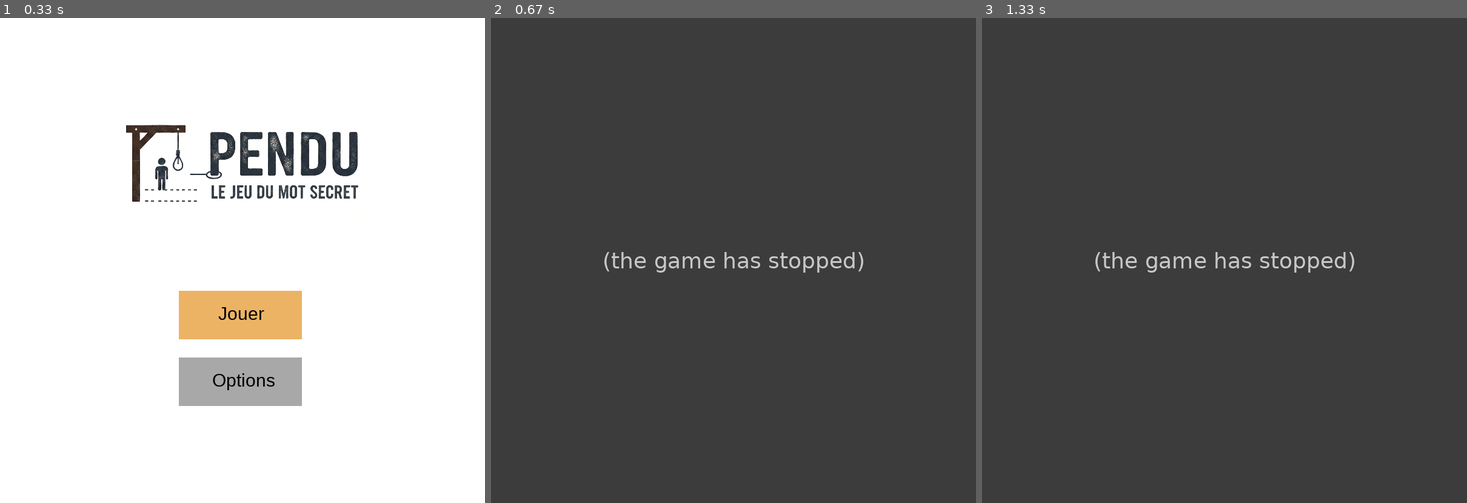
Above: before the commit, frames 1-3 (left to right).
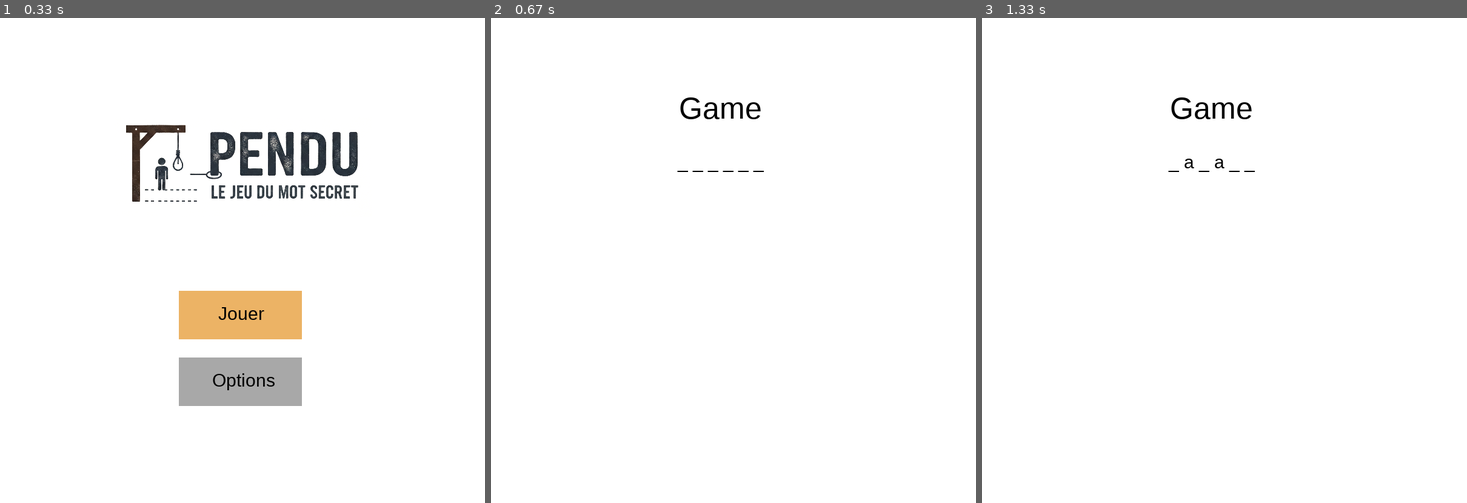
Above: after the commit, the same moments.

Repository: nicolas-riera/pendu
Game: pygame game, started from main.py
The game is run twice, just before and just after one commit, with the same random seed, the same clock (stepped at 60 frames per second) and the same inputs.
Inputs:
- Up to frame 1 (0.33 s): no input
- Up to frame 2 (0.67 s): click "Jouer" at 0.38 s
- Up to frame 3 (1.33 s): type "ann" at 0.67 s; tap Enter at 1 s

Frame 1 is identical in both runs. In frame 2, 100% of the frame differs, in the area x 0-100%, y 0-100%; in frame 3, 100%.
Error before the commit: TypeError: game() takes 1 positional argument but 3 were given (menu.py line 65); the game stopped at 0.38 s (later frames are placeholders)

Commit message:
feature(game): Game GUI Input supported, WIP

Diff:
--- a/src/game.py
+++ b/src/game.py
@@ -1,25 +1,22 @@
 import random
+import pygame
 
-word_list = ["home", "street", "food", "sky"]
+from src.words_mgt import *
+from src.pygame_events import *
+from src.keyboard_input import *
+from src.render_adaptive_text import *
 
-def update_clue(clue,letter,word_to_guess):
-    '''Update clue if letter is found in word_to_guess'''
-    for i in range(len(word_to_guess)):
-        if letter == word_to_guess[i]:
-            clue[i] = letter
-    return clue
+BASE_DIR = os.path.dirname(os.path.abspath(__file__))
+FONT_PATH = os.path.join(BASE_DIR, "../", "assets", "font", "LiberationSans-Regular.ttf")
 
-def display_clue(clue):
-    clue_string = ''
-    for char in clue:
-        clue_string += char
-    print(clue_string)
 
+
+############################## Console only ##############################################
 def ask_letter(letters_tried=[]):
     '''Ask letter to user and verify user input.'''
     user_input = ""
     while True:
-        user_input = input("Veuillez proposer une lettre:")
+        user_input = str(input("Veuillez proposer une lettre:"))
         if len(user_input) == 1 and user_input.isalpha():
             if user_input not in letters_tried:
                 return user_input
@@ -27,18 +24,6 @@
                 print(f"{user_input} a déjà été proposée.")
         else:
             print(f"{user_input} n'est pas une lettre.")
-
-def check_letter(word_to_guess,letter,letters_found,letters_tried):
-    '''Check if letter is present in word_to_guess,
-        return is_good_choice, letters_tried and a boolean letter_found'''
-    is_good_choice = False
-    if word_to_guess.find(letter) != -1:
-        occurrences = word_to_guess.count(letter)
-        letters_found += letter*occurrences
-        is_good_choice = True
-    else:
-        letters_tried += letter
-    return is_good_choice,letters_found,letters_tried
 
 def ask_restart_game(gaming):
     '''Ask user if he wants to play again and return gaming boolean'''
@@ -54,31 +39,95 @@
         gaming = False
     return gaming
 
-def game(word_list):
+##########################################################################################
+def update_clue(clue,letter,word_to_guess):
+    '''Update clue if letter is found in word_to_guess'''
+    for i in range(len(word_to_guess)):
+        if letter == word_to_guess[i]:
+            clue[i] = letter
+    return clue
+
+def return_clue_string(clue):
+    clue_string = ''
+    for char in clue:
+        clue_string = clue_string + ' ' + char
+    return clue_string
+
+
+def check_letter(word_to_guess,letter,letters_found,letters_tried):
+    '''Check if letter is present in word_to_guess,
+        return is_good_choice, letters_tried and a boolean letter_found'''
+    is_good_choice = False
+    if word_to_guess.find(letter) != -1:
+        occurrences = word_to_guess.count(letter)
+        letters_found += letter*occurrences
+        is_good_choice = True
+    else:
+        letters_tried += letter
+    return is_good_choice,letters_found,letters_tried
+
+def game(screen,clock,my_fonts):
     gaming = True
     try:
         while gaming:
+
+            word_list = read_words()
             life = 10
             letters_found = ""
             letters_tried = ""
             word_to_guess = random.choice(word_list)
-            clue = list("-" * len(word_to_guess))
+            clue = list("_" * len(word_to_guess))
             game_won = False
+            letter_checked = True
             print("Nouvelle partie de pendu!")
-            print("-"*len(word_to_guess))
+            print("_"*len(word_to_guess))
+
             while life > 0 and not game_won:
-                    letter = ask_letter(letters_tried)
+
+                # pygame events
+
+                events, mouseclicked, escpressed = pygame_events()
+
+                # Rendering
+
+                screen.fill("white")
+
+                settings_title_button_text = my_fonts[1].render("Game", True, (0, 0, 0))
+                screen.blit(settings_title_button_text, (310, 120))
+
+                clue_text = my_fonts[0].render(return_clue_string(clue), True, (0, 0, 0))
+                screen.blit(clue_text, (300, 220))
+
+                pygame.display.flip()
+                clock.tick(60)
+
+                # Logic
+
+
+                # Keyboard input logic
+
+                usr_input = keyboard_input(events)
+
+                if usr_input != "backspace" and usr_input != "enter" and usr_input != "-" and usr_input != "":
+                    letter = usr_input.lower()
+                    letter_checked = False
+
+                if escpressed:
+                    break
+
+                if not letter_checked:
                     clue = update_clue(clue,letter,word_to_guess)
                     is_good_choice,letters_found,letters_tried = check_letter(word_to_guess,letter,letters_found,letters_tried)
                     if is_good_choice:
                         print("Bonne pioche!")
                         update_clue(clue,letter,word_to_guess)
-                        if "-" not in clue:
+                        if "_" not in clue:
                             game_won = True
                     else:
                         print("Mauvaise pioche!")
                         life -= 1
-                    display_clue(clue)
+                    letter_checked = True
+
             if game_won:
                 print(f"Bravo vous avez trouvé le mot {word_to_guess}")
             else:
@@ -88,6 +137,3 @@
 
     except KeyboardInterrupt:
         print("\nstopped by user!")
-
-if __name__ == "__main__":
-    game(word_list)
